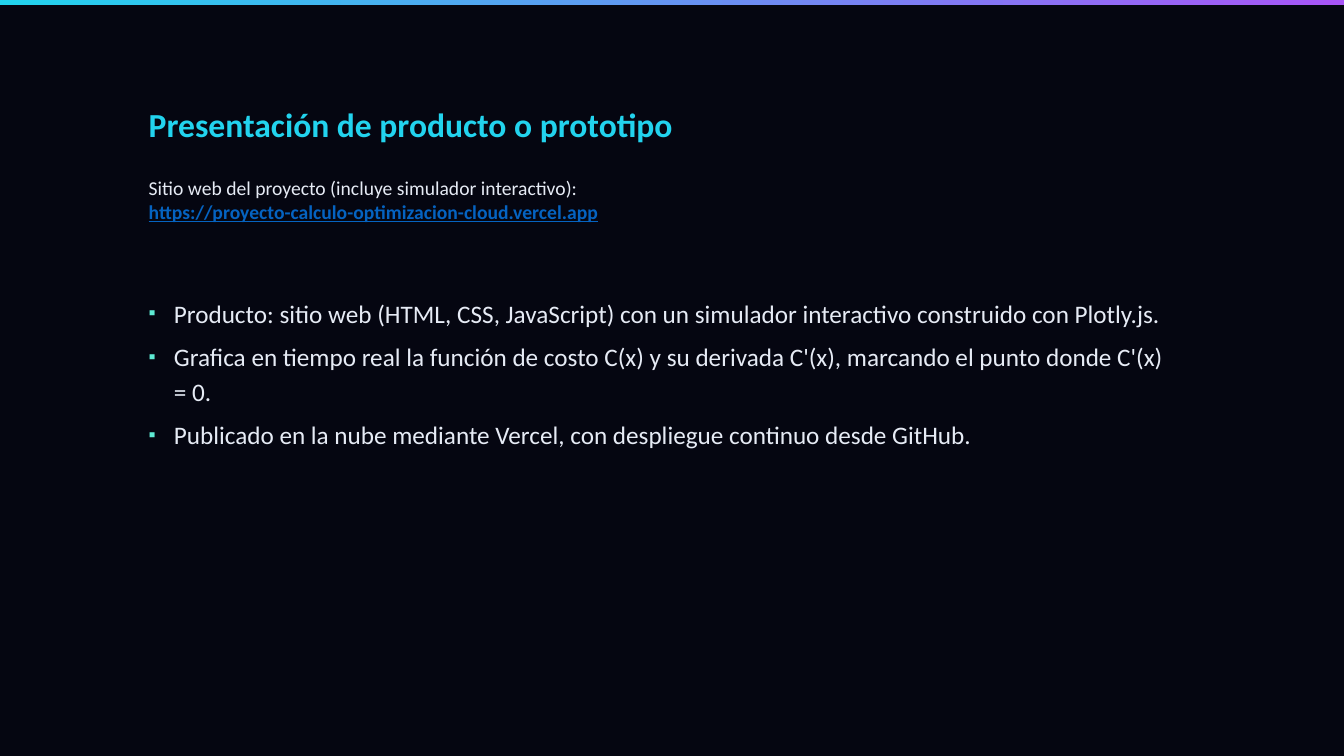
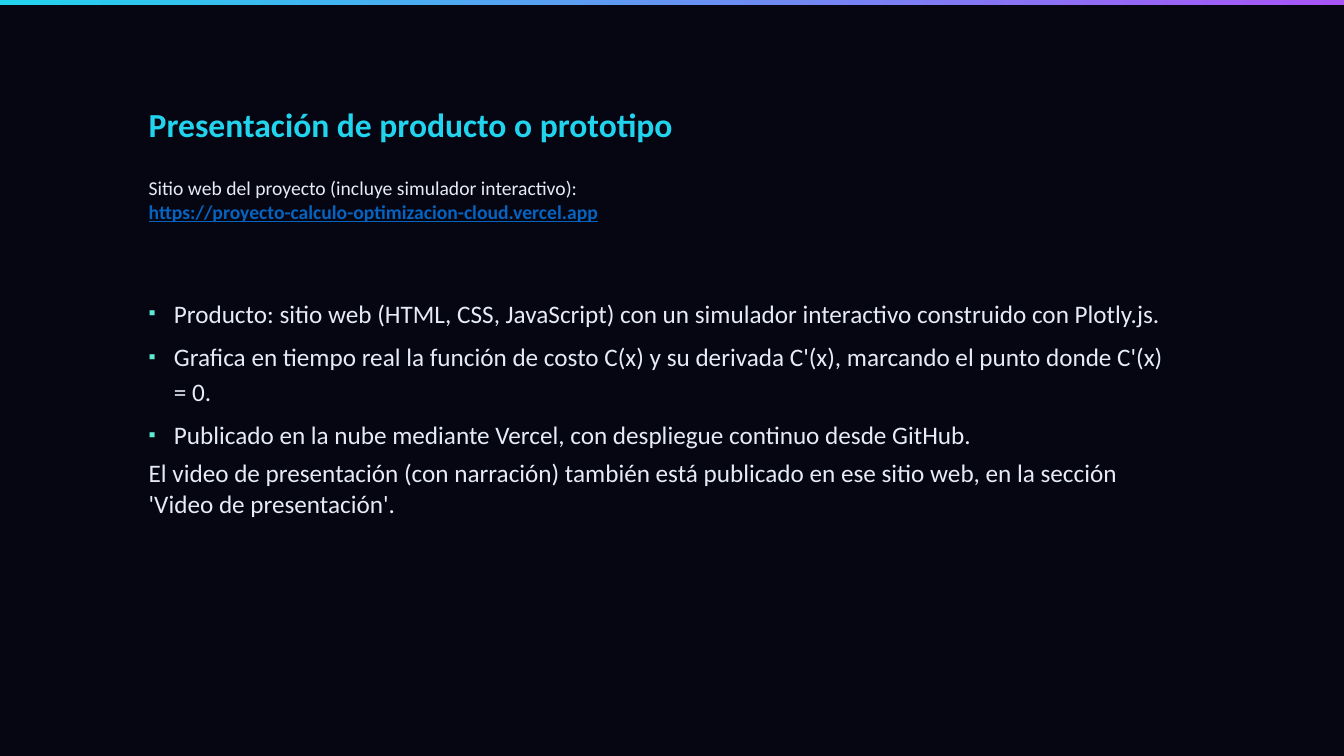
Before and after one commit to acarrascov/proyecto-calculo-optimizacion-cloud, a slide deck: slide 12 of Presentación Proyecto.pptx. Drawn at 1344x756 pixels with LibreOffice and Linux fonts; fonts in the diff are those of the drawing. Boxes give left, top, right and bottom in pixels: in the first picture for what was removed or moved away, otherwise in the second. Text is boxed around its words. In the diff, an @@ line names an element or a change of style, - is before the commit and + after.

Commit message:
PPT: mencionar que el video de presentación está publicado en el sitio web

```diff
--- a/Presentación Proyecto.pptx
+++ b/Presentación Proyecto.pptx
@@ text at (149,463,1117,517): paragraph added @@
+El video de presentación (con narración) también está publicado en ese sitio web, en la sección 'Video de presentación'.
```
